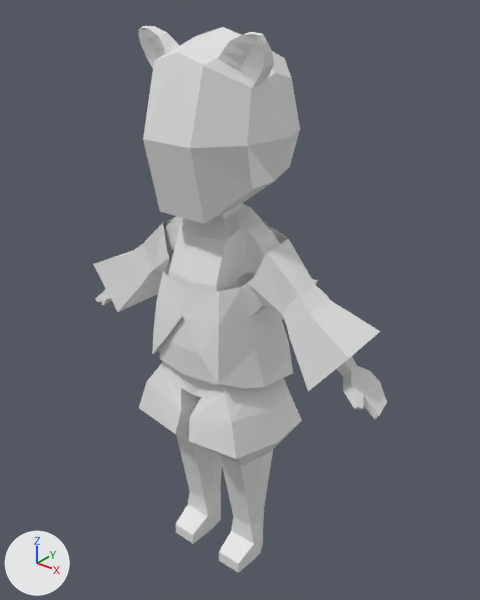
Renders of the Blender file born_practice_set/born_practice_set.blend from each side of a commit.
Both versions are drawn from a 50 mm lens placed at (1.038, -1.233, 1.614), pointed at (-0.042, 0.116, 0.778). The lights are fixed; the arrows at lower left show +X, +Y and +Z.

Script lines for the objects in view, before the commit:
```python
me_cube = bpy.data.meshes.new('Cube')
me_cube.from_pydata(...)  # 509 vertices, 504 faces; spans x -0.49..0.49, y -0.19..0.47, z 0.0..1.51
me_cube.materials.append(None)
me_cube_002 = bpy.data.meshes.new('Cube.002')
me_cube_002.from_pydata(...)  # 112 vertices, 96 faces; spans x -0.432..0.432, y -0.174..0.126, z 0.597..1.042
me_cube_002.materials.append(None)
ob_body = bpy.data.objects.new('body', me_cube)
ob_body.location = (0.0, 0.0, 0.0)
ob_clothes = bpy.data.objects.new('clothes', me_cube_002)
ob_clothes.location = (0.0, 0.0, 0.0)
```
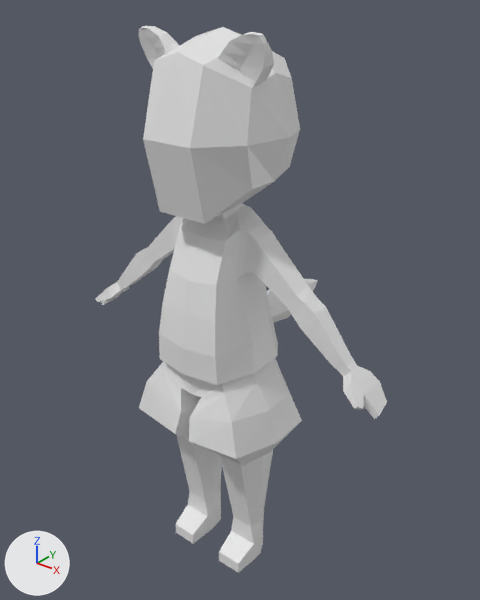
Boxes [x1, y1, x2, y2] around the edits, measured in the pictures (480 x 600 px):
'clothes', hidden: before [93, 218, 380, 391]

Edits to the bpy script that builds the scene:
```text
Change ob_clothes:
    add ob_clothes.hide_set(True)
```
